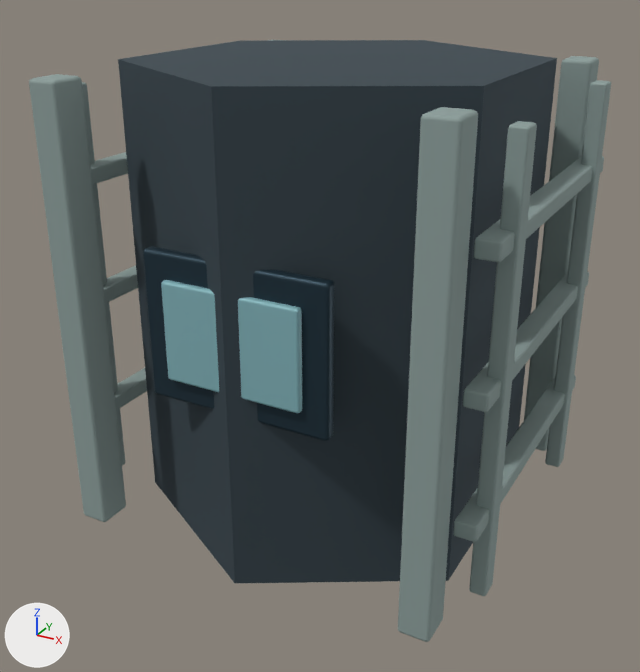
Two versions of the Blender file tools/godot-campaign/structure-art/blend/receiver-shaft-1.blend, one commit apart.
One viewpoint serves both versions: a 50 mm lens placed at (0.841, -1.605, 1.186), pointed at (-0.013, -0.052, 0.41). The axes (+X, +Y, +Z) are drawn at lower left. The lights are the same throughout. The first picture is the older version.

Before the edit, the objects in view are built like this:
```python
me_cube_002 = bpy.data.meshes.new('Cube.002')
me_cube_002.from_pydata(...)  # 112 vertices, 108 faces; spans x -0.195..0.195, y 0.38..0.68, z -0.402..0.402
me_cube_002.materials.append(mat_receiver_2)  # dark blue #263c48
me_cube_003 = bpy.data.meshes.new('Cube.003')
me_cube_003.from_pydata(...)  # 112 vertices, 108 faces; spans x -0.145..0.145, y 0.43..0.63, z -0.416..0.416
me_cube_003.materials.append(mat_receiver_4)  # cyan #86b7be
me_cylinder = bpy.data.meshes.new('Cylinder')
me_cylinder.from_pydata(...)  # a 6-sided cylinder along y spanning x -0.372..0.372, y 0.015..0.985, z -0.43..0.43
me_cylinder.materials.append(mat_receiver_0)  # greyish blue #45535b
ob_receiver_0 = bpy.data.objects.new('receiver_0', me_cylinder)
ob_receiver_0.location = (0.0, 0.0, 0.0)
ob_receiver_0.rotation_euler = (1.571, 0.0, 0.0)  # degrees (90, 0, 0)
ob_receiver_2 = bpy.data.objects.new('receiver_2', me_cube_002)
ob_receiver_2.location = (0.0, 0.0, 0.0)
ob_receiver_2.rotation_euler = (1.571, 0.0, 0.0)  # degrees (90, 0, 0)
ob_receiver_4 = bpy.data.objects.new('receiver_4', me_cube_003)
ob_receiver_4.location = (0.0, 0.0, 0.0)
ob_receiver_4.rotation_euler = (1.571, 0.0, 0.0)  # degrees (90, 0, 0)
# also in view: 'receiver_1' at (0.0, 0.0, 0.5)
```
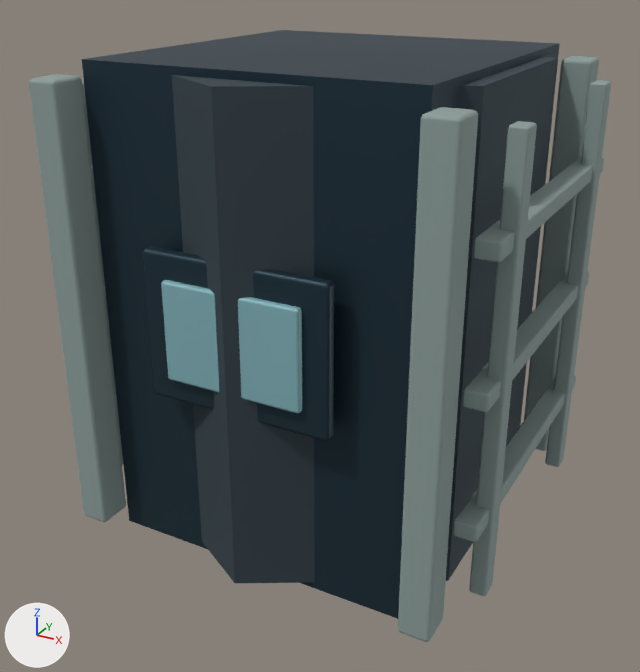
The edits, one by one:
me_cube_002 is used by ob_receiver_2; location (0.0, 0.0, 0.0); rotation (1.571, 0.0, 0.0), in degrees (90, 0, 0).
me_cube_002 had 112 vertices, 108 faces and spanned x -0.195..0.195, y 0.38..0.68, z -0.402..0.402.
me_cube_002 now has 120 vertices, 114 faces and spans x -0.34..0.34, y 0.0..1.0, z -0.402..0.402.
me_cube_002 part 1: a new loose piece, a box spanning x -0.34..0.34, y 0.0..1.0, z -0.35..0.35, in mat_receiver_2 (dark blue #263c48).

What differs and where, as boxes (x1, y1, x2, y2) in the pictures (640 x 672 px):
'receiver_2', reshaped
    before: (143, 246, 334, 441)
    after: (82, 30, 560, 619)
part 1 of me_cube_002, added (dark blue)
    after: (82, 30, 560, 619)
